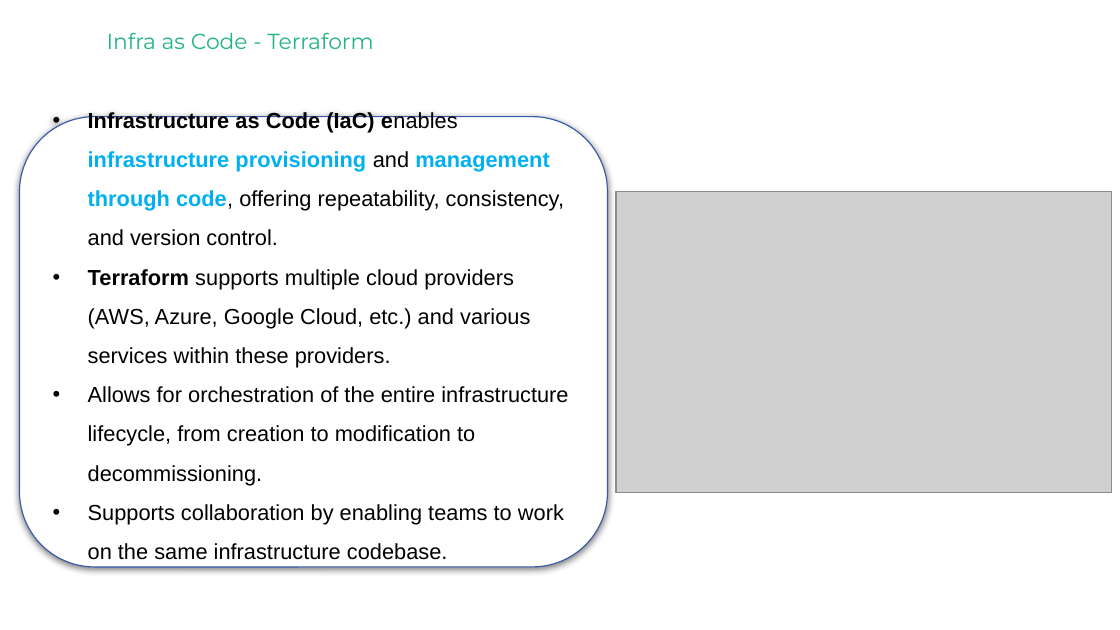
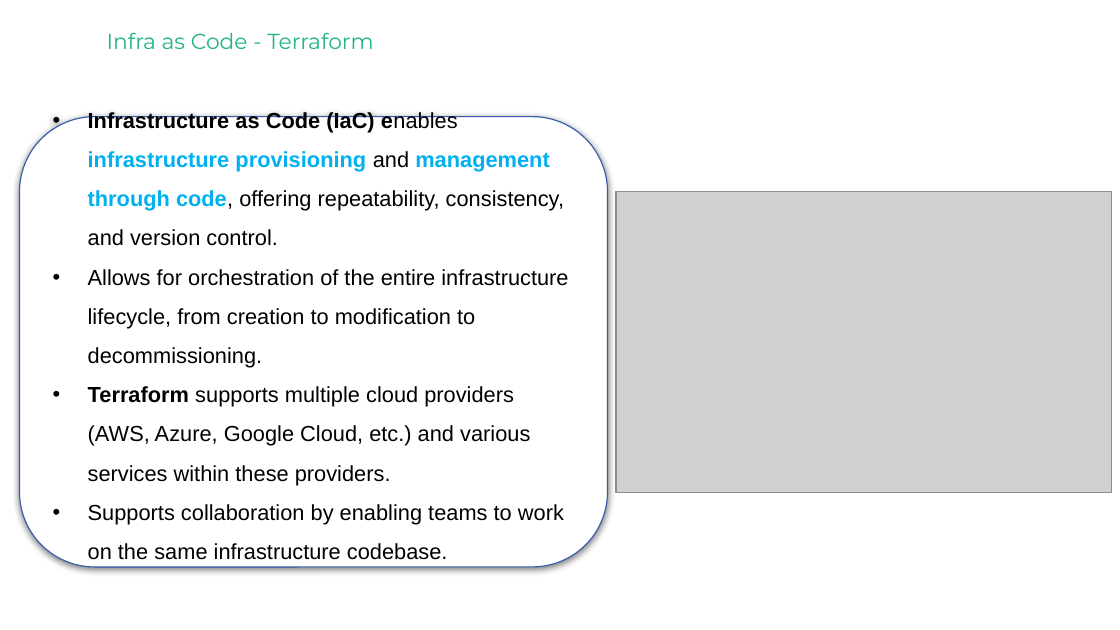
Before and after one commit to ChanCheeKean/MLOps_Pipelines, a slide deck: slide 6 of assets/MLops Deck.pptx. Drawn at 1120x630 pixels with LibreOffice and Linux fonts; fonts in the diff are those of the drawing; grey boxes stand for pictures. Boxes give left, top, right and bottom in pixels: in the first picture for what was removed or moved away, otherwise in the second. Text is boxed around its words. In the diff, an @@ line names an element or a change of style, - is before the commit and + after.

```diff
--- a/assets/MLops Deck.pptx
+++ b/assets/MLops Deck.pptx
@@ text in rounded rectangle at <box>88,269,568,368</box>: paragraph added @@
+• Allows for orchestration of the entire infrastructure lifecycle, from creation to modification to decommissioning.
@@ text in rounded rectangle at <box>88,386,568,485</box>: paragraph removed @@
-  • Allows for orchestration of the entire infrastructure lifecycle, from creation to modification to decommissioning.
```
Also in this commit, not shown: 3 other slides changed, 3 slides added, 1 slide removed, 4 other files.
